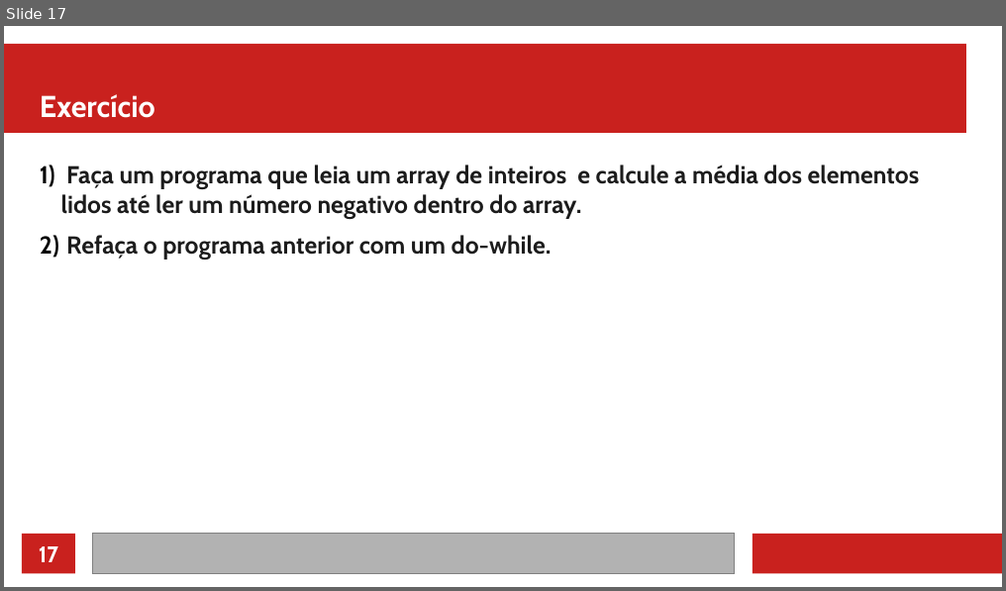
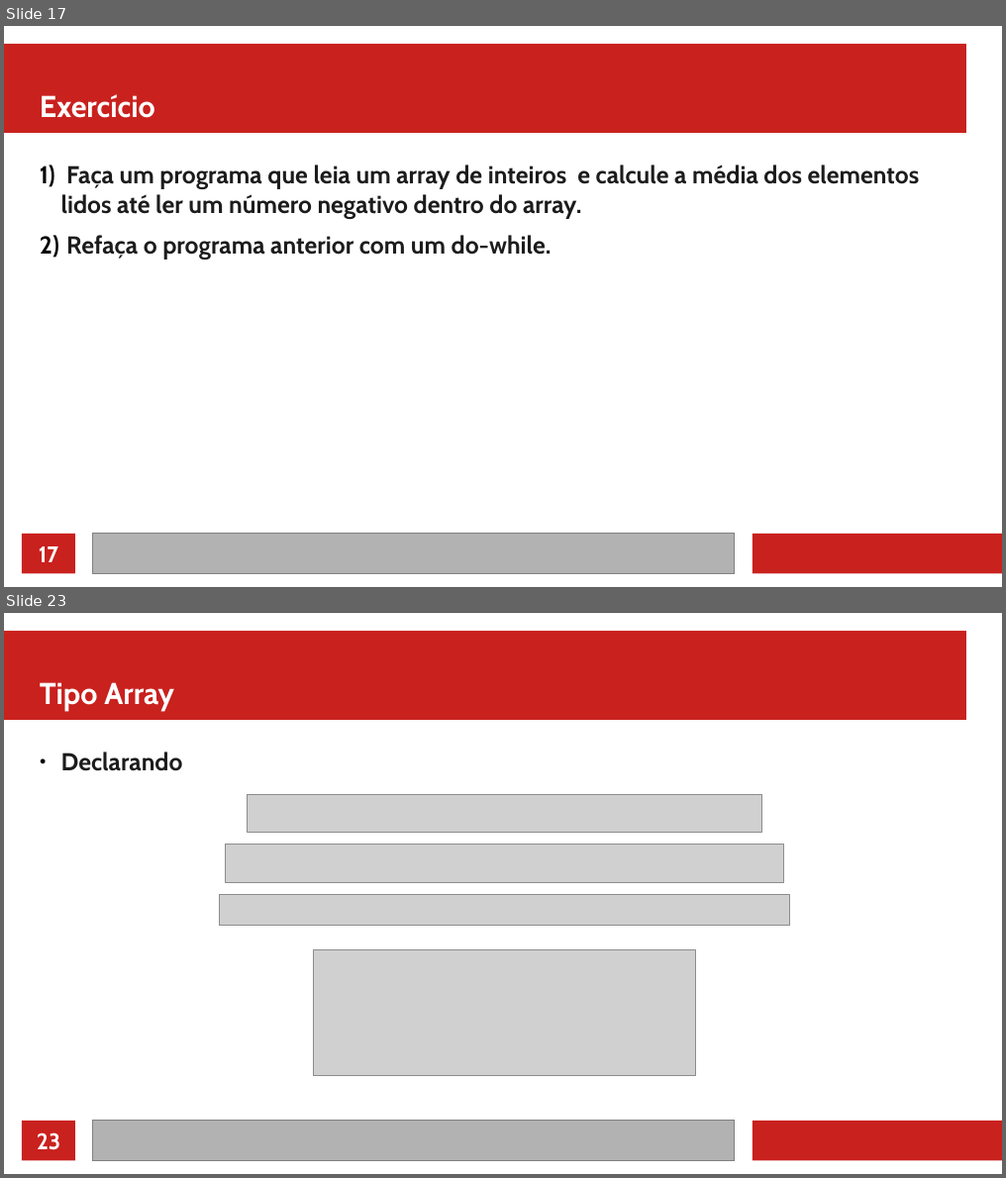
Before and after one commit to jeffersoncarvalho/ufc_2022_1, a slide deck: PD/02 - Ifs Loops e Funções.odp. Shown one above the other, each under a label of ours: slide 17 before the commit, slides 17 and 23 after it; the slides between them are not shown. The pictures are 1006x591 and 1006x1178 pixels, drawn with LibreOffice and Linux fonts; fonts in the diff are those of the drawing; grey boxes stand for pictures. Boxes give left, top, right and bottom in pixels: in the first picture for what was removed or moved away, otherwise in the second. Text is boxed around its words. In the diff, an @@ line names an element or a change of style, - is before the commit and + after.

```diff
--- a/PD/02 - Ifs Loops e Funções.odp
+++ b/PD/02 - Ifs Loops e Funções.odp
@@ slide 23 added at box(4, 613, 1002, 1174), background #FFFFFF; not listed: 4 template elements that a slide beside it also shows @@
@@ title added at box(40, 682, 174, 711), 24 pt, text #FFFFFF, bold @@
+Tipo Array
@@ text added at box(61, 752, 183, 771), 19.5 pt, text #1C1C1C, bold @@
+● Declarando
@@ picture added at box(248, 795, 762, 833) @@
@@ picture added at box(225, 844, 784, 883) @@
@@ picture added at box(220, 894, 791, 926) @@
@@ picture added at box(314, 951, 696, 1076) @@
@@ page number added at box(37, 1133, 60, 1151), 18 pt, text #FFFFFF, bold @@
+23
```
Also in this commit, not shown: 4 slides changed, 13 other slides added, 35 other files.
